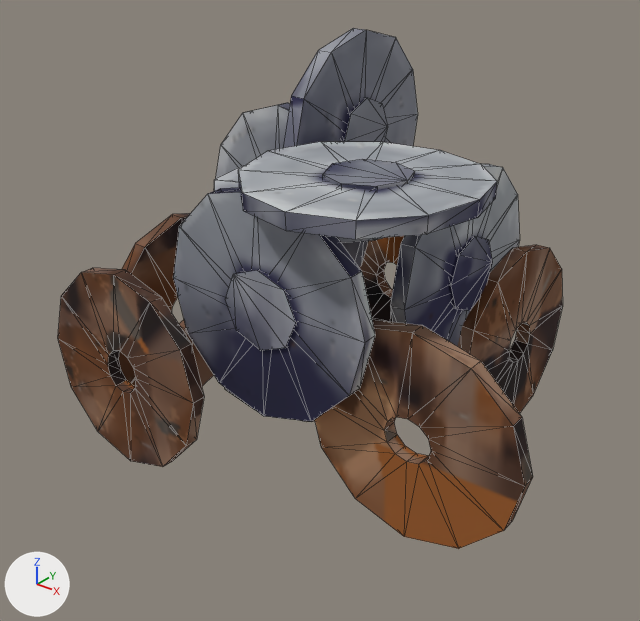
Renders of the glTF model art/models/BushHubcap/BushHubcap.glb from each side of a commit.
Before and after are seen from a 50 mm lens placed at (3.31, -4.22, 3.4), pointed at (0.02, -0.11, 0.85). Lighting does not change. The marker at lower left points along +X, +Y and +Z. The picture after the commit comes second. Mesh edges are drawn as thin lines. Vertices at exactly the same position are counted once.

Objects in the first picture: 'Chrome', 'Rusted'.
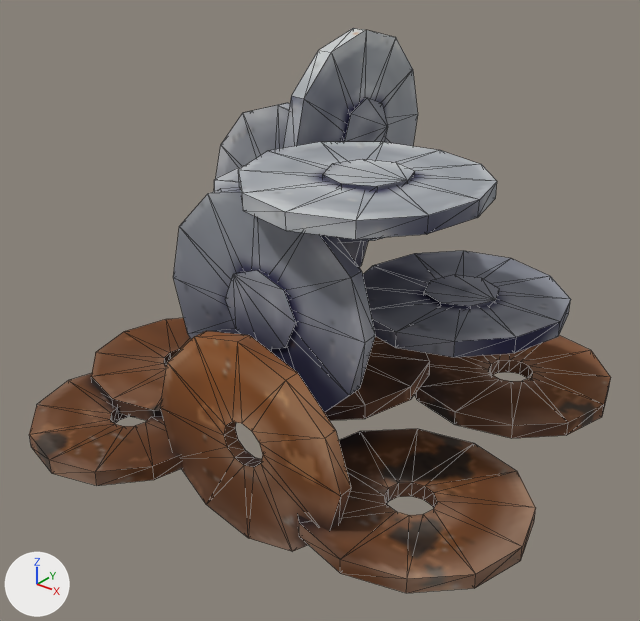
Commit message: Add BushHubcap prop

Pixel boxes [x1, y1, x2, y2] of what changed, in the pictures (640 x 621 px; the box of a moved part takes in the faces that stretch with it):
'Rusted', reshaped: before [58, 213, 563, 549]; after [29, 318, 611, 593]
'Chrome', reshaped, surface changed (15% wider): before [173, 28, 520, 422]; after [173, 28, 571, 413]
part 1 of me_chrome, moved or reshaped: before [390, 164, 520, 346]; after [363, 251, 571, 357]
part 2 of me_chrome, surface changed: before [208, 28, 520, 416]; after [208, 28, 571, 405]
part 3 of me_rusted, added (brown): after [297, 429, 536, 593]
part 4 of me_rusted, added (brown): after [91, 318, 191, 421]
part 5 of me_rusted, added (brown): after [415, 335, 611, 438]
part 6 of me_rusted, added (brown): after [29, 365, 182, 486]
part 7 of me_rusted, added (brown): after [161, 331, 351, 551]
part 8 of me_rusted, deleted (brown): before [58, 213, 533, 549]
part 9 of me_rusted, deleted: before [359, 236, 563, 414]
part 10 of me_rusted, surface changed: before [225, 318, 388, 422]; after [325, 336, 430, 420]

Patch to the scene script:
```diff
--- a/art/models/BushHubcap/BushHubcap.glb.py
+++ b/art/models/BushHubcap/BushHubcap.glb.py
@@ me_chrome @@
 # used by ob_chrome; location = (0.0, 0.0, 0.0)
-me_chrome.from_pydata(...)  # 384 vertices, 744 faces; spans x -1.39..1.28, y -1.12..1.39, z 0.47..2.52
+me_chrome.from_pydata(...)  # 384 vertices, 744 faces; spans x -1.39..1.5, y -1.12..1.39, z 0.47..2.52
+# me_chrome part 1: 64 of 384 vertices moved; they spanned x 0.75..0.89, y -0.39..1.03, z 0.49..1.89 and now span x 0.13..1.5, y -0.4..1.03, z 0.93..1.08; mean shift (0.0, 0.0, -0.2); largest move (0.75, -0.03, 1.81) -> (0.47, 0.94, 0.96)
+# me_chrome part 2: texture (UV) coordinates of 552 of 744 faces, centred in x -1.36..1.25, y -1.09..1.36, z 0.51..2.49, changed; they spanned u 0.01..0.98, v 0.43..0.96 and now span u 0.01..0.97, v 0.43..0.93
 me_chrome.materials.append(mat_chrome)
@@ me_rusted @@
 # used by ob_rusted; location = (0.0, 0.0, 0.0)
-me_rusted.from_pydata(...)  # 288 vertices, 576 faces; spans x -1.59..1.81, y -1.07..1.62, z -0.23..1.32
+me_rusted.from_pydata(...)  # 384 vertices, 768 faces; spans x -1.8..1.81, y -1.69..1.81, z -0.24..1.22
+# me_rusted part 3: a new loose piece of 48 vertices spanning x 0.38..1.81, y -1.29..0.09, z 0.05..0.18, in mat_rusted (picture img_image_1)
+# me_rusted part 4: a new loose piece of 48 vertices spanning x -1.8..-0.42, y -1.01..0.38, z 0.08..0.21, in mat_rusted (picture img_image_1)
+# me_rusted part 5: a new loose piece of 48 vertices spanning x 0.21..1.62, y 0.19..1.63, z 0.15..0.29, in mat_rusted (picture img_image_1)
+# me_rusted part 6: a new loose piece of 48 vertices spanning x -1.6..-0.21, y -1.69..-0.34, z 0.02..0.17, in mat_rusted (picture img_image_1)
+# me_rusted part 7: a new loose piece of 48 vertices spanning x -0.4..1.0, y -1.17..-1.03, z -0.24..1.14, in mat_rusted (picture img_image_1)
+# me_rusted part 8: 144 vertices removed from x -1.59..1.81, y -1.07..0.4, z -0.23..1.32
+# me_rusted part 9: 96 vertices removed from x -0.9..0.99, y 0.18..1.62, z -0.19..1.29
+# me_rusted part 10: 96 kept faces spanning x -0.71..0.7, y -0.72..0.7, z 0.35..0.49 get new texture (UV) coordinates
+# other edits to the shape of me_rusted do not show in these pictures
 me_rusted.materials.append(mat_rusted)
```
